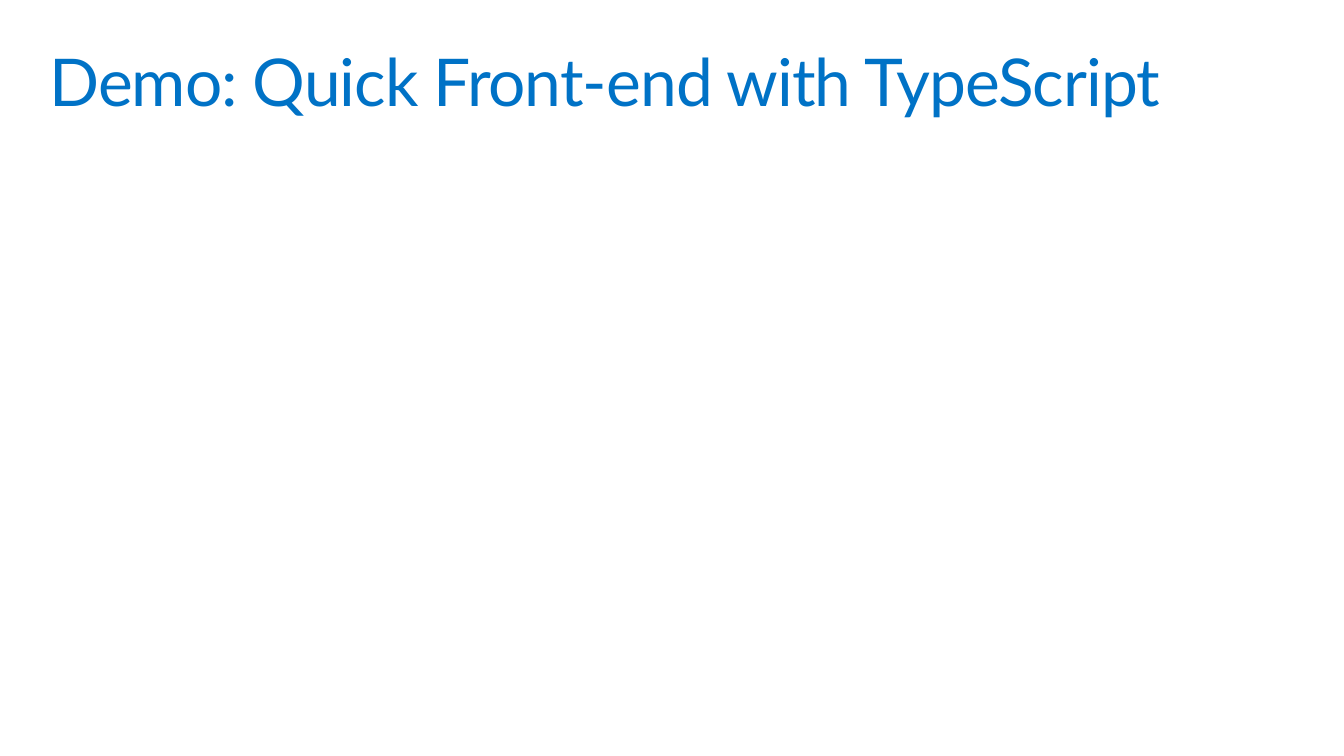
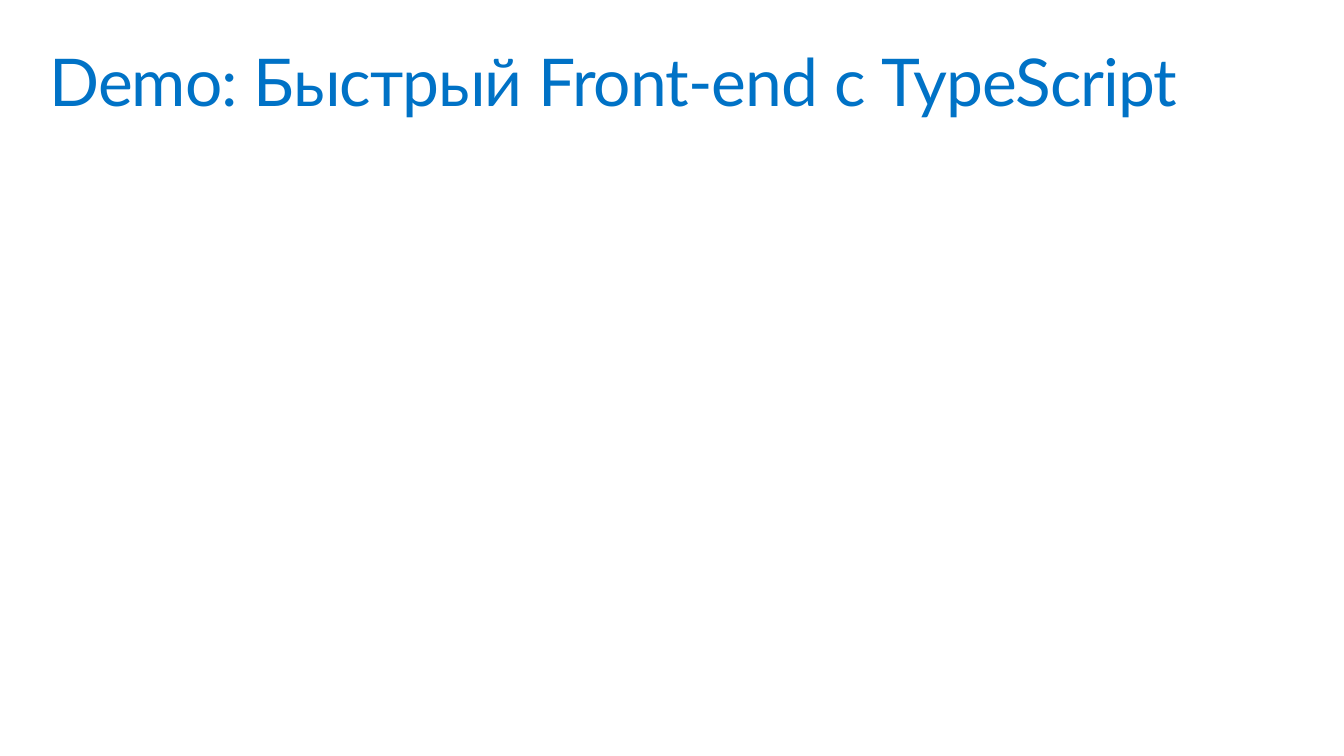
Before and after one commit to jongalloway/DevCon2016, a slide deck: slide 23 of Slides/ASPNET Core Internals.ru.pptx. Drawn at 1344x756 pixels with LibreOffice and Linux fonts; fonts in the diff are those of the drawing. Boxes give left, top, right and bottom in pixels: in the first picture for what was removed or moved away, otherwise in the second. Text is boxed around its words. In the diff, an @@ line names an element or a change of style, - is before the commit and + after.

```diff
--- a/Slides/ASPNET Core Internals.ru.pptx
+++ b/Slides/ASPNET Core Internals.ru.pptx
@@ title at (49,57,1177,118): text changed @@
-Demo: Quick Front-end with TypeScript
+Demo: Быстрый Front-end с TypeScript
```
Also in this commit, not shown: 16 other slides changed.
